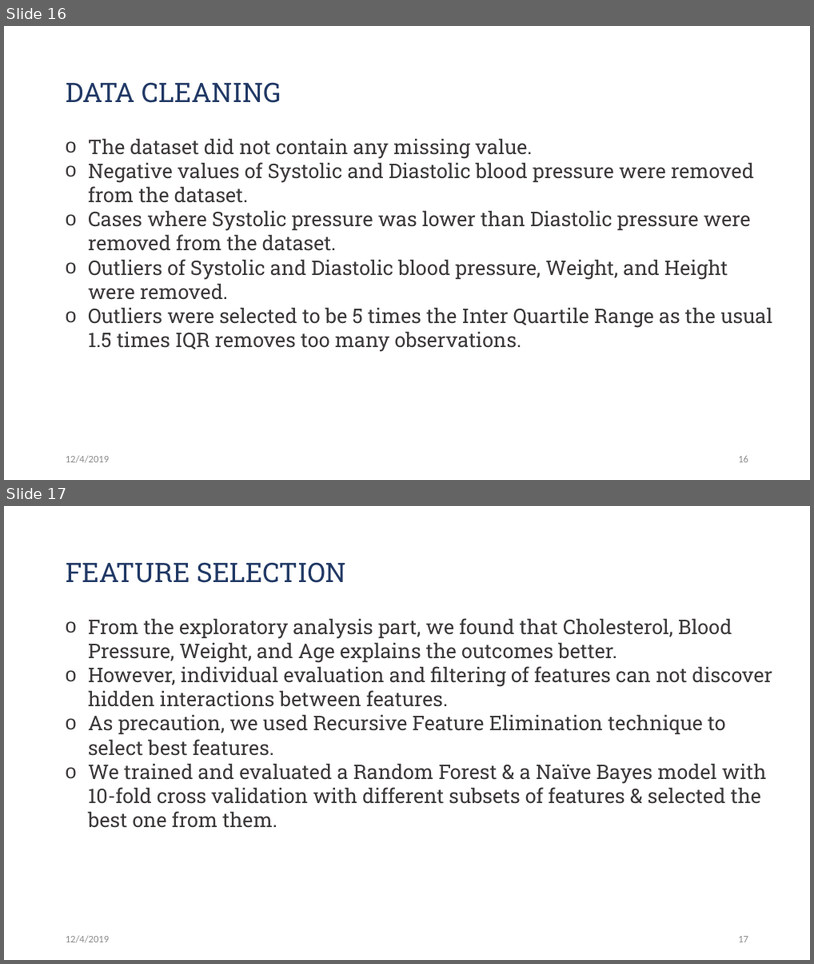
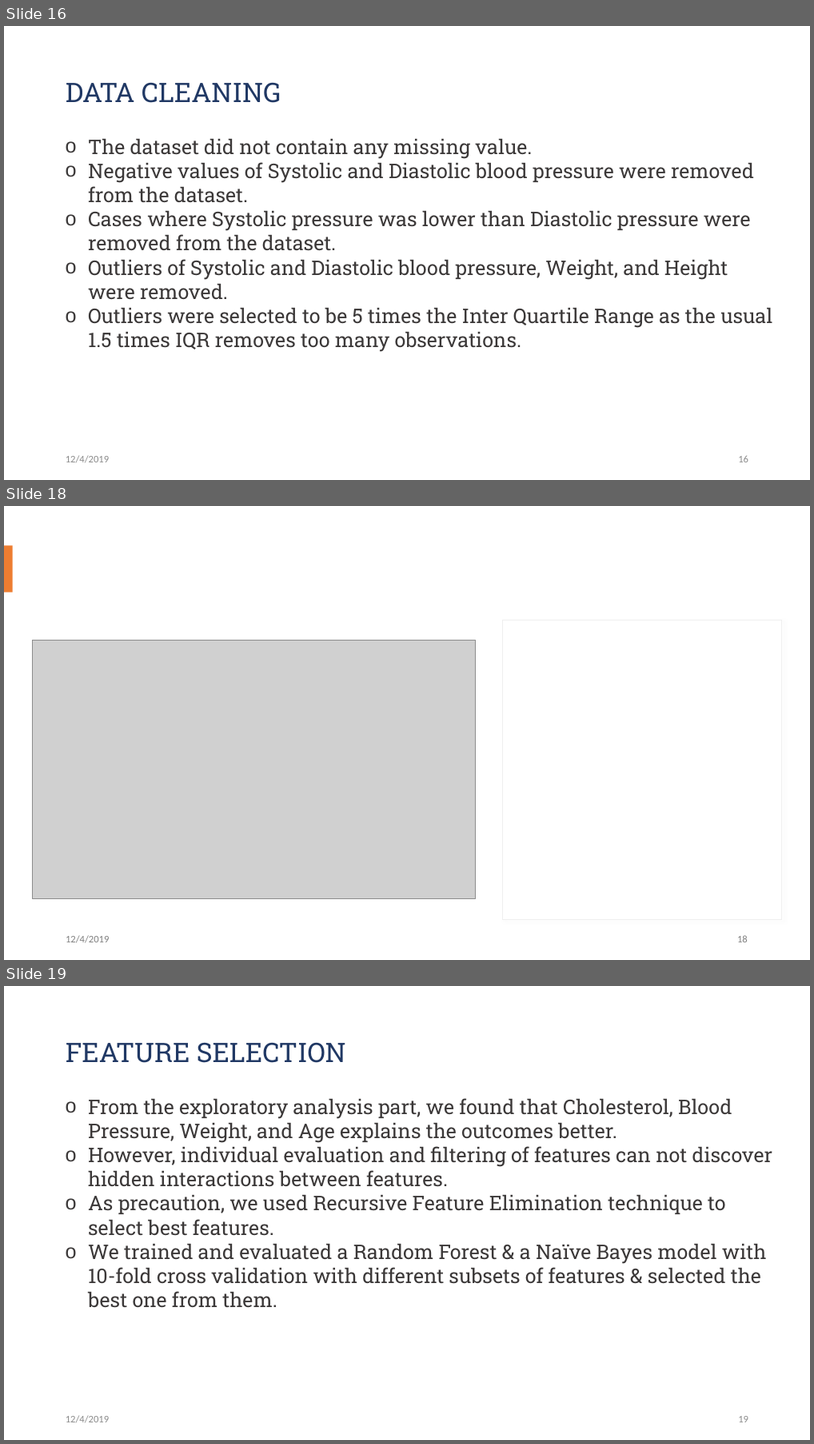
Before and after one commit to Jwen-pg/cds501-predicting-heart-disease, a slide deck: presentation.pptx. Shown one above the other, each under a label of ours: slides 16 and 17 before the commit, slides 16, 18 and 19 after it; the slides between them are not shown. The pictures are 814x964 and 814x1444 pixels, drawn with LibreOffice and Linux fonts; fonts in the diff are those of the drawing; grey boxes stand for pictures. Boxes give left, top, right and bottom in pixels: in the first picture for what was removed or moved away, otherwise in the second. Text is boxed around its words. In the diff, an @@ line names an element or a change of style, - is before the commit and + after.

```diff
--- a/presentation.pptx
+++ b/presentation.pptx
@@ slide 18 added at (4, 506, 810, 960), background #FFFFFF @@
@@ rectangle added at (4, 545, 13, 592), fill #ED7D31 @@
@@ rectangle added at (503, 620, 782, 919), fill #FFFFFF, outline #EFEFEF 0.75 pt @@
@@ picture added at (33, 640, 476, 899) @@
@@ text added at (66, 935, 109, 943), 12 pt, text #808080 @@
+12/4/2019
@@ page number added at (738, 935, 748, 942), 12 pt, text #808080 @@
+18
@@ what was slide 17 is now slide 19 @@
@@ page number at (738, 1416, 749, 1422): text changed @@
-17
+19
```
Also in this commit, not shown: 1 other slide added, 1 other file.
